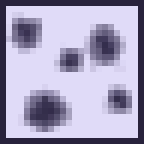
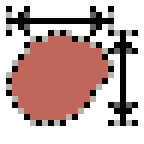
Layered file, before and after one edit (w=144, h=144). Changes by layer:
added layer "Dimensions copy" above "New Layer" over [6, 6, 138, 126]
added layer "New Layer" above "Axes" over [6, 30, 114, 126]
hid "Grains" over [6, 12, 132, 132]
hid "Base" over [0, 0, 144, 144]
